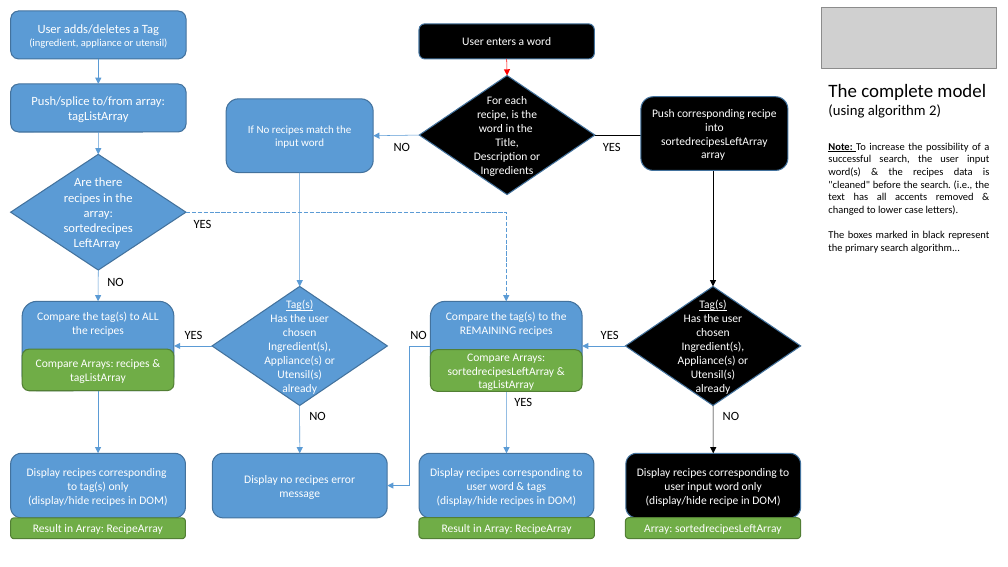
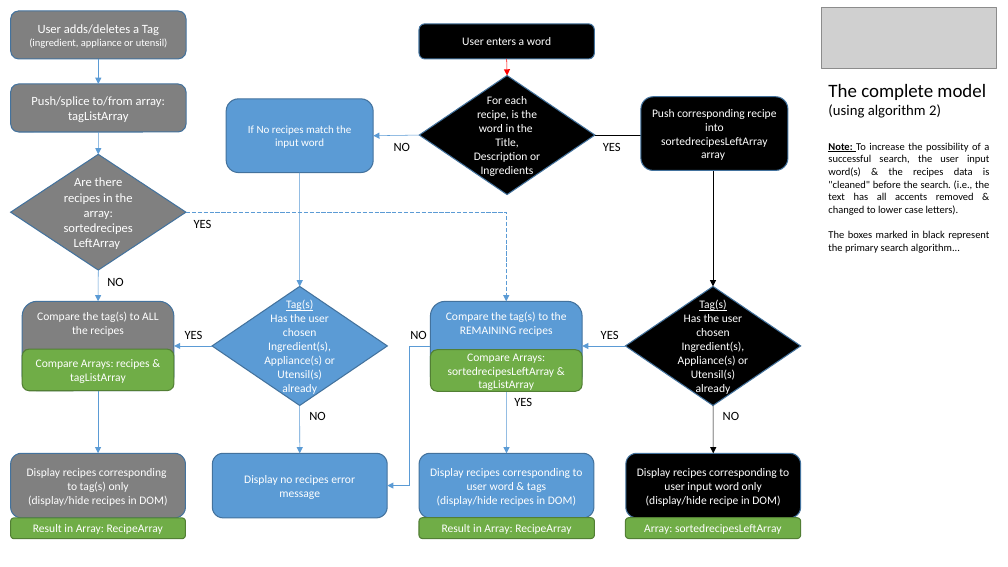
Before and after one commit to Stevens-Mark/LesPetitsPlats, a slide deck: slide 4 of Testing Results & functionality repot/flowchaw charts of the program logic.pptx. Drawn at 1008x567 pixels with LibreOffice and Linux fonts; fonts in the diff are those of the drawing; grey boxes stand for pictures. Boxes give left, top, right and bottom in pixels: in the first picture for what was removed or moved away, otherwise in the second. Text is boxed around its words. In the diff, an @@ line names an element or a change of style, - is before the commit and + after.

```diff
--- a/Testing Results & functionality repot/flowchaw charts of the program logic.pptx
+++ b/Testing Results & functionality repot/flowchaw charts of the program logic.pptx
@@ fill #5B9BD5 to #808080 in 5 elements at [22,302,174,391], [11,454,185,518], [11,154,186,270], [11,84,186,132], [11,11,186,59] @@
```
Also in this commit, not shown: 6 other slides changed, 1 slide added, 9 other files.
